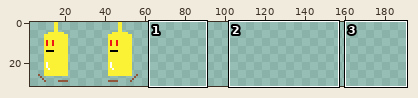
Pixel-art file: assets/Enemy/yellow.aseprite. The picture above shows the old version from afar; the outline marks the close-up.
Close-up. As it was:
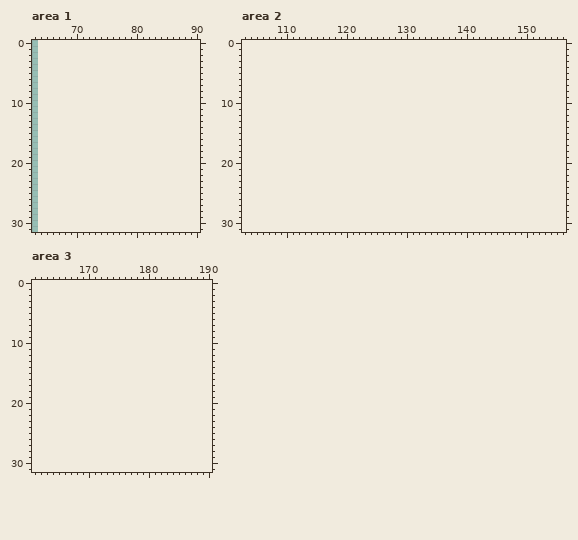
64x32 pixels, 1 frame. Shown: area 1: x 63..90, y 0..31; area 2: x 103..156, y 0..31; area 3: x 161..190, y 0..31. The old version is drawn lined up with the new one, on the new canvas. The wide view leaves out empty margins.
And afterwards:
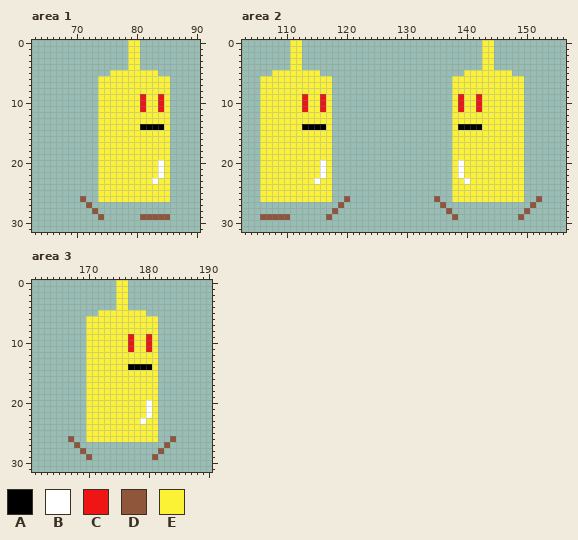
Palette (. is transparent): A #000000  B #ffffff  C #ef1515  D #8f563b  E #fbf236
What changed:
canvas 64x32 -> 192x32
Changed rows in their new state; - is an unchanged pixel.
Area 1:
first column x 71:
 0 --------EE-----
 1 --------EE-----
 2 --------EE-----
 3 --------EE-----
 4 --------EE-----
 5 -----EEEEEEEE--
 6 ---EEEEEEEEEEEE
 7 ---EEEEEEEEEEEE
 8 ---EEEEEEEEEEEE
 9 ---EEEEEEECEECE
10 ---EEEEEEECEECE
11 ---EEEEEEECEECE
12 ---EEEEEEEEEEEE
13 ---EEEEEEEEEEEE
14 ---EEEEEEEAAAAE
15 ---EEEEEEEEEEEE
16 ---EEEEEEEEEEEE
17 ---EEEEEEEEEEEE
18 ---EEEEEEEEEEEE
19 ---EEEEEEEEEEEE
20 ---EEEEEEEEEEBE
21 ---EEEEEEEEEEBE
22 ---EEEEEEEEEEBE
23 ---EEEEEEEEEBEE
24 ---EEEEEEEEEEEE
25 ---EEEEEEEEEEEE
26 D--EEEEEEEEEEEE
27 -D-------------
28 --D------------
29 ---D------DDDDD
Area 2:
first column x 106:
 0 -----EE------------------------------EE--------
 1 -----EE------------------------------EE--------
 2 -----EE------------------------------EE--------
 3 -----EE------------------------------EE--------
 4 -----EE------------------------------EE--------
 5 --EEEEEEEE------------------------EEEEEEEE-----
 6 EEEEEEEEEEEE--------------------EEEEEEEEEEEE---
 7 EEEEEEEEEEEE--------------------EEEEEEEEEEEE---
 8 EEEEEEEEEEEE--------------------EEEEEEEEEEEE---
 9 EEEEEEECEECE--------------------ECEECEEEEEEE---
10 EEEEEEECEECE--------------------ECEECEEEEEEE---
11 EEEEEEECEECE--------------------ECEECEEEEEEE---
12 EEEEEEEEEEEE--------------------EEEEEEEEEEEE---
13 EEEEEEEEEEEE--------------------EEEEEEEEEEEE---
14 EEEEEEEAAAAE--------------------EAAAAEEEEEEE---
15 EEEEEEEEEEEE--------------------EEEEEEEEEEEE---
16 EEEEEEEEEEEE--------------------EEEEEEEEEEEE---
17 EEEEEEEEEEEE--------------------EEEEEEEEEEEE---
18 EEEEEEEEEEEE--------------------EEEEEEEEEEEE---
19 EEEEEEEEEEEE--------------------EEEEEEEEEEEE---
20 EEEEEEEEEEBE--------------------EBEEEEEEEEEE---
21 EEEEEEEEEEBE--------------------EBEEEEEEEEEE---
22 EEEEEEEEEEBE--------------------EBEEEEEEEEEE---
23 EEEEEEEEEBEE--------------------EEBEEEEEEEEE---
24 EEEEEEEEEEEE--------------------EEEEEEEEEEEE---
25 EEEEEEEEEEEE--------------------EEEEEEEEEEEE---
26 EEEEEEEEEEEE--D--------------D--EEEEEEEEEEEE--D
27 -------------D----------------D--------------D-
28 ------------D------------------D------------D--
29 DDDDD------D--------------------D----------D---
Area 3:
first column x 167:
 0 --------EE--------
 1 --------EE--------
 2 --------EE--------
 3 --------EE--------
 4 --------EE--------
 5 -----EEEEEEEE-----
 6 ---EEEEEEEEEEEE---
 7 ---EEEEEEEEEEEE---
 8 ---EEEEEEEEEEEE---
 9 ---EEEEEEECEECE---
10 ---EEEEEEECEECE---
11 ---EEEEEEECEECE---
12 ---EEEEEEEEEEEE---
13 ---EEEEEEEEEEEE---
14 ---EEEEEEEAAAAE---
15 ---EEEEEEEEEEEE---
16 ---EEEEEEEEEEEE---
17 ---EEEEEEEEEEEE---
18 ---EEEEEEEEEEEE---
19 ---EEEEEEEEEEEE---
20 ---EEEEEEEEEEBE---
21 ---EEEEEEEEEEBE---
22 ---EEEEEEEEEEBE---
23 ---EEEEEEEEEBEE---
24 ---EEEEEEEEEEEE---
25 ---EEEEEEEEEEEE---
26 D--EEEEEEEEEEEE--D
27 -D--------------D-
28 --D------------D--
29 ---D----------D---
Changed places in both close-ups, as pixel boxes (x1, y1, x2, y2):
added: (80, 40, 170, 220)
added: (260, 40, 350, 220)
added: (434, 40, 542, 220)
added: (68, 280, 176, 460)
